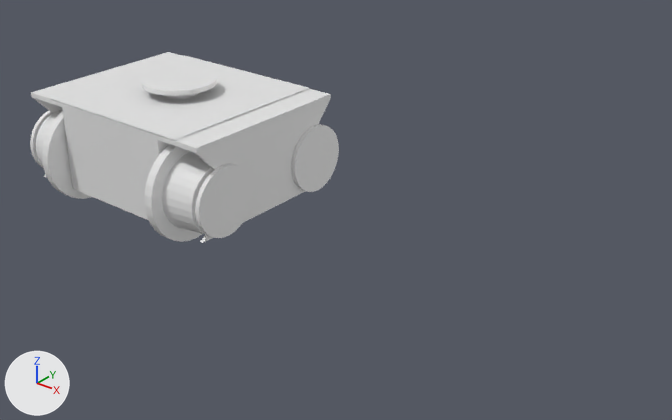
What one commit did to the Blender file working_train.blend.
One viewpoint serves both versions: a camera (50 mm lens) standing at (14.76, -13.02, 7.87) and looking at (4.19, 0.19, -0.33). The axes (+X, +Y, +Z) are drawn at lower left. The lights are the same throughout. Mesh edges are drawn as thin lines on the coarser meshes.
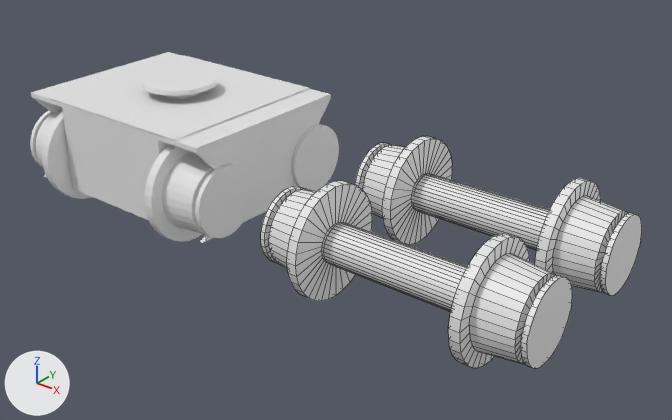
Changed parts and their boxes [x1, y1, x2, y2] in the pictures (672 x 420 px):
'Cube.001', added
    after: [261, 136, 642, 368]

What changed in the scene script:
```text
Add me_cube_002:
    me_cube_002.from_pydata(...)  # 1294 vertices, 1154 faces, 9 loose edges; spans x -2.7..2.7, y -2.51..2.51, z -1.11..1.11
Add ob_cube_001:
    ob_cube_001 = bpy.data.objects.new('Cube.001', me_cube_002)
    ob_cube_001.location = (7.0, 0.0, 0.0)
```
